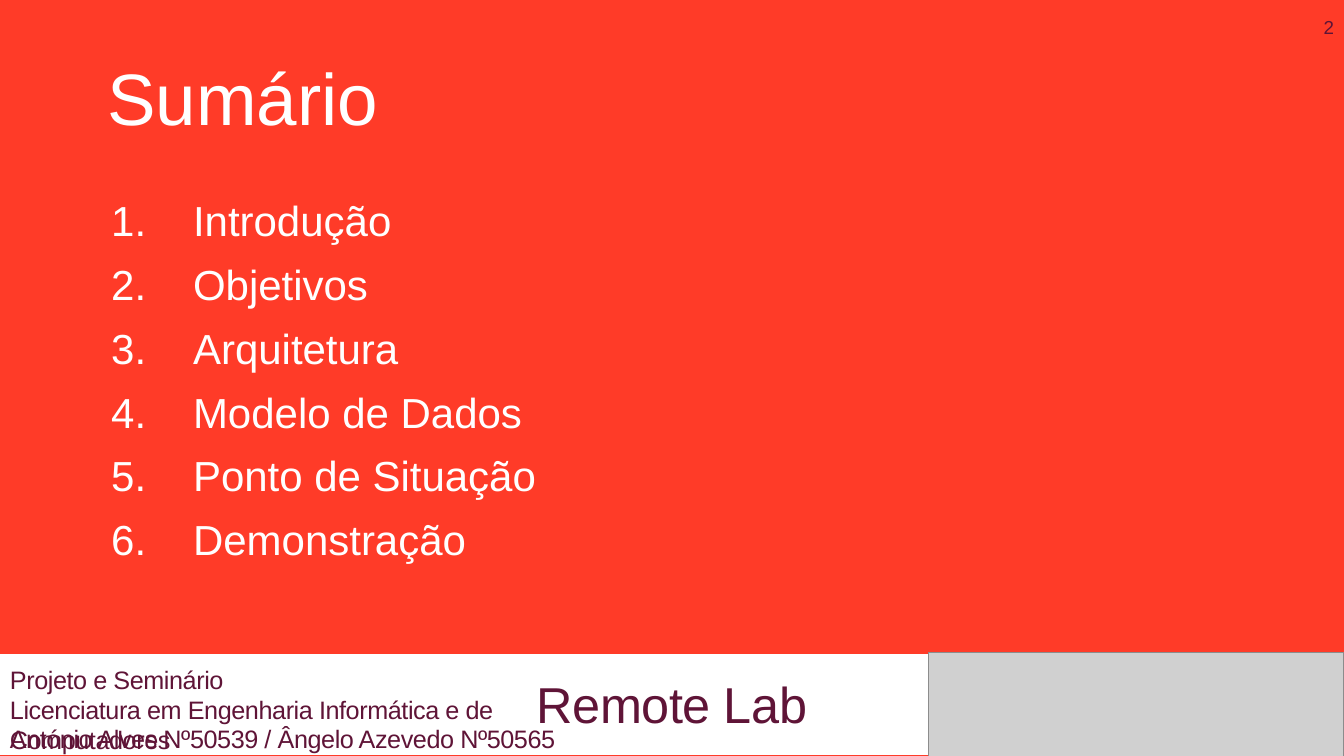
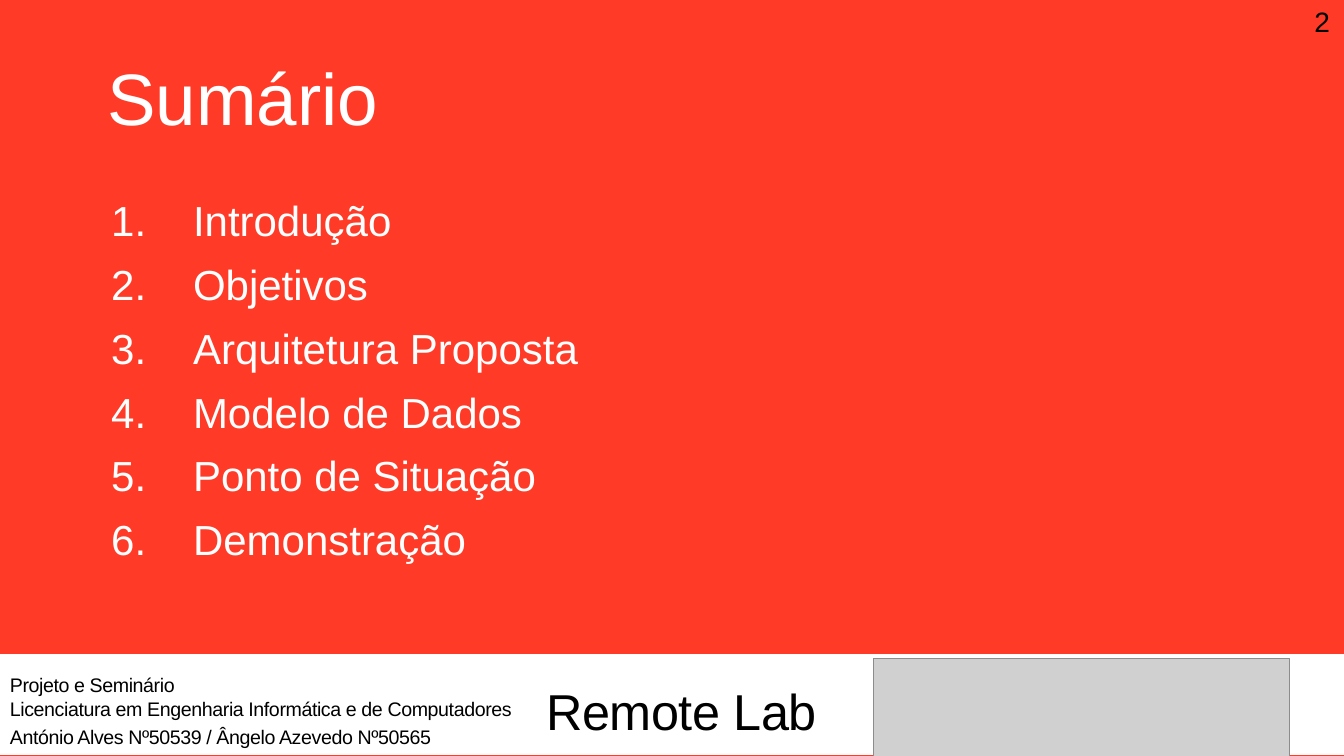
Before and after one commit to isel-remote-lab/documentation, a slide deck: slide 2 of img/ApresentacaoProgressoRL.pptx. Drawn at 1344x756 pixels with LibreOffice and Linux fonts; fonts in the diff are those of the drawing; grey boxes stand for pictures. Boxes give left, top, right and bottom in pixels: in the first picture for what was removed or moved away, otherwise in the second. Text is boxed around its words. In the diff, an @@ line names an element or a change of style, - is before the commit and + after.

```diff
--- a/img/ApresentacaoProgressoRL.pptx
+++ b/img/ApresentacaoProgressoRL.pptx
@@ page number added at (1314, 12, 1330, 32), 20 pt, text #000000 @@
+2
@@ page number removed at (1324, 21, 1334, 34) @@
-2
@@ text at (193, 333, 578, 372): text changed @@
-3. Arquitetura
+3. Arquitetura Proposta
@@ picture: place and size @@
-picture at (929, 653, 1344, 756)
+picture at (874, 658, 1291, 756)
@@ text "Projeto e Seminário" at (10, 677, 512, 720): size 18 to 14 pt, text colour #5F1437 to #000000 @@
@@ text "Projeto e Seminário": place and size @@
-text "Projeto e Seminário" at (10, 670, 494, 725)
+text "Projeto e Seminário" at (10, 677, 512, 720)
@@ text "Remote Lab": place and size @@
-text "Remote Lab" at (537, 686, 807, 733)
+text "Remote Lab" at (546, 693, 816, 731)
@@ text "Remote Lab" at (546, 693, 816, 731): text colour #5F1437 to #000000 @@
@@ text "António Alves Nº50539 / Ângelo ..." at (10, 729, 431, 748): size 18 to 14 pt, text colour #5F1437 to #000000 @@
```
Also in this commit, not shown: 8 other slides changed, 6 slides added, 10 other files.
